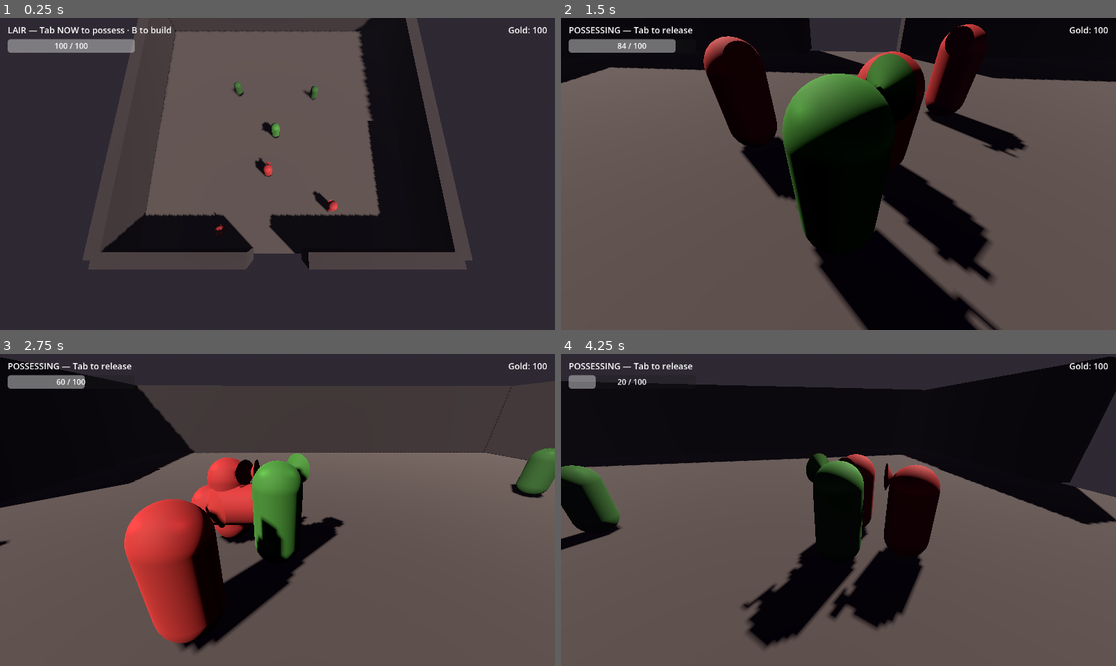
Above: before the commit, frames 1-4 (two rows, left to right).
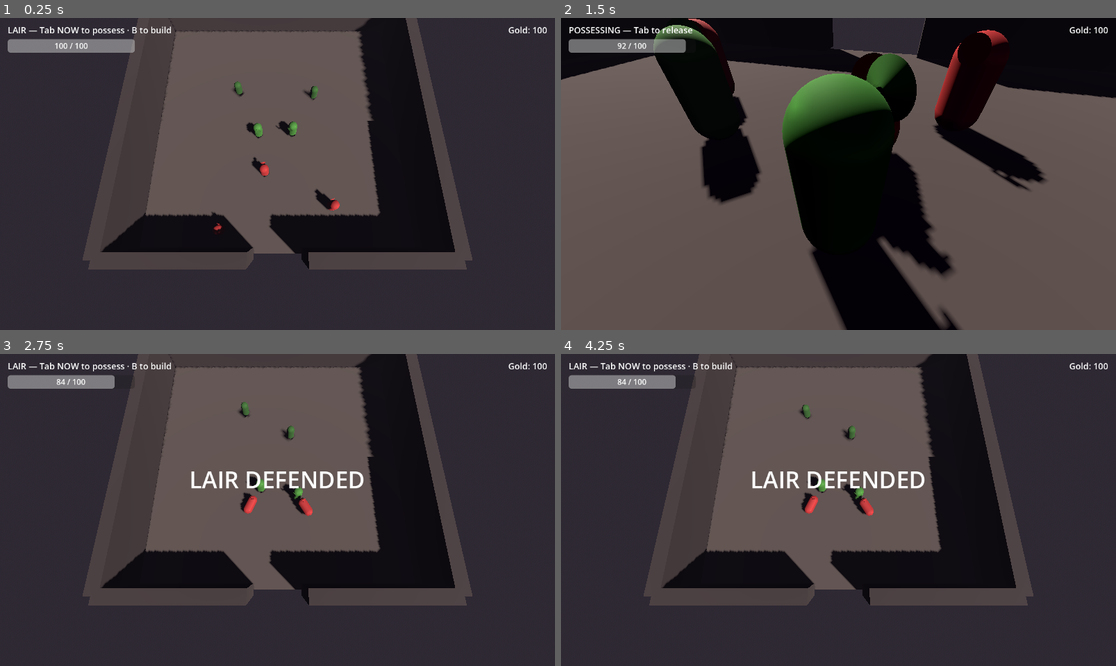
Above: after the commit, the same moments.

Repository: TAgents/orcs-lair
Game: Godot game, scene res://scenes/lair.tscn
Two runs of this game, one before a commit and one after it. Both use one fixed random seed, a clock stepped at 60 frames per second and the inputs below.
Inputs (mouse positions are in pixels of both pictures, inside the frame that each line leads up to):
- Up to frame 1 (0.25 s): no input
- Up to frame 2 (1.5 s): tap Enter at 0.5 s; move the mouse to (960, 158) at 0.52 s; hold D (move_right) 0.53-1.28 s; hold Tab (possess_toggle) 0.53-1.28 s; click (960, 158) at 0.67 s; move the mouse to (727, 189) at 1.27 s; hold S (move_back) from 1.28 s (still down); tap J (attack) at 1.35 s; click (727, 189) at 1.42 s
- Up to frame 3 (2.75 s): tap Tab (possess_toggle) at 1.55, 2.3 s; move the mouse to (333, 441) at 2.02 s; release S (move_back) at 2.03 s; press the mouse at (333, 441) at 2.03 s; hold D (move_right) from 2.03 s (still down)
- Up to frame 4 (4.25 s): move the mouse to (810, 572) at 2.77 s; release D (move_right) at 2.78 s; release the mouse at (810, 572) at 2.78 s; hold W (move_forward) 2.78-3.53 s; tap 1 (build_select_1) at 2.85 s; click (810, 572) at 2.92 s; tap Tab (possess_toggle) at 3.05, 3.8 s; move the mouse to (1005, 556) at 3.52 s; hold A (move_left) from 3.53 s (still down); hold 2 (build_select_2) from 3.53 s (still down); click (1005, 556) at 3.67 s

The runs differ from the first frame. In frame 1, 0.6% of the frame differs, in the area x 38-62%, y 32-70%; in frame 2, 20%; in frame 3, 79%; in frame 4, 79%, in the area x 0-100%, y 0-100%.

Commit message:
feat(combat): multi-champion + Tab-cycle possession (Phase 3 entry)
Two champions in the lair. Tab cycles through alive champions in order,
then releases entirely. Cycle skips dead/freed champions automatically.
Game-over now requires ALL champions dead, not just the first.

  Tab 1 → possess Champion
  Tab 2 → cycle to Champion2
  Tab N → ... → release

Implementation
- scripts/lair.gd
    + Replaces single `champion: Champion` with `_champions: Array[Champion]`
      collected from "champions" group at _ready
    + `_cycle_possession()` walks the alive list, possesses next, or
      releases when at the end
    + `_on_champion_died` only fires game_over when ALL champions dead;
      drops possession if the dying one was possessed
    + Removes `_scenario_mode` guard on `_unhandled_input` so ProbeBot's
      synthesised events drive the cycle in scenarios (this guard was
      the reason the OLD bot_smoketest "passed" — Tab events were silently
      dropped, the test only verified champion didn't die)
- scenes/lair.tscn  — adds Champion2 instance (offset to x=2; original
                       Champion offset to x=-2)

ProbeBot fix (root cause for the input issue)
- scripts/test/probe_bot.gd
    Old: Input.action_press(action) — only sets polled state
    New: synthesise InputEventKey/InputEventMouseButton via
         InputMap.action_get_events + Input.parse_input_event
    Now both polling AND event-driven (_unhandled_input) handlers see
    bot-driven actions. Falls back to action_press for actions with no
    key/mouse binding.

Test harness
- scripts/test/scenario_runner.gd
    + `_trim_champions`: by default frees all champions named other than
      "Champion" so existing single-champion scenarios stay deterministic.
      Multi-champion scenarios opt in with `"multi_champion": true`.
    + `possessed_name_eq` pass criterion + `possessed` field in result
- scenarios/cycle_possession.json — 2 Tabs → Champion2 possessed
- scenarios/cycle_possession_release.json — 3 Tabs → released
- .github/workflows/ci.yml — 11 scenarios in sweep
- scenarios/README.md — multi-champion, possessed criteria docs

All 11 scenarios pass deterministically.

Co-Authored-By: Claude Opus 4.7 (1M context) <noreply@anthropic.com>

Diff:
--- /dev/null
+++ b/scenarios/cycle_possession.json
@@ -0,0 +1,23 @@
+{
+	"name": "cycle_possession",
+	"description": "Phase 3 entry: Tab cycles through alive champions in order, then releases. With 2 champions and 2 Tab presses, the second champion should end up possessed. multi_champion=true keeps Champion2 alive (default scenario behavior trims to single champion).",
+	"seed": 1234,
+	"max_duration_s": 3,
+	"multi_champion": true,
+	"champion": {
+		"max_hp": 100,
+		"damage": 14,
+		"move_speed": 5.0
+	},
+	"raiders": [],
+	"inputs": [
+		{"t": 0.3, "press": "possess_toggle", "note": "Tab 1 → possess Champion"},
+		{"t": 0.4, "release": "possess_toggle"},
+		{"t": 1.0, "press": "possess_toggle", "note": "Tab 2 → cycle to Champion2"},
+		{"t": 1.1, "release": "possess_toggle"}
+	],
+	"pass_criteria": {
+		"champion_alive": true,
+		"possessed_name_eq": "Champion2"
+	}
+}
--- /dev/null
+++ b/scenarios/cycle_possession_release.json
@@ -0,0 +1,25 @@
+{
+	"name": "cycle_possession_release",
+	"description": "Phase 3 entry: 3 Tab presses with 2 champions → cycle through both → release. End state: Game.possessed is null (empty name).",
+	"seed": 1234,
+	"max_duration_s": 3,
+	"multi_champion": true,
+	"champion": {
+		"max_hp": 100,
+		"damage": 14,
+		"move_speed": 5.0
+	},
+	"raiders": [],
+	"inputs": [
+		{"t": 0.3, "press": "possess_toggle", "note": "Tab 1 → possess Champion"},
+		{"t": 0.4, "release": "possess_toggle"},
+		{"t": 1.0, "press": "possess_toggle", "note": "Tab 2 → cycle to Champion2"},
+		{"t": 1.1, "release": "possess_toggle"},
+		{"t": 1.7, "press": "possess_toggle", "note": "Tab 3 → release (Champion2 was last)"},
+		{"t": 1.8, "release": "possess_toggle"}
+	],
+	"pass_criteria": {
+		"champion_alive": true,
+		"possessed_name_eq": ""
+	}
+}
--- a/scenes/lair.tscn
+++ b/scenes/lair.tscn
@@ -134,7 +134,12 @@
 [node name="CameraRig" parent="." instance=ExtResource("2_rig")]
 
 [node name="Champion" parent="." instance=ExtResource("3_champ")]
-transform = Transform3D(1, 0, 0, 0, 1, 0, 0, 0, 1, 0, 0, 0)
+transform = Transform3D(1, 0, 0, 0, 1, 0, 0, 0, 1, -2, 0, 0)
+max_hp = 100.0
+damage = 18.0
+
+[node name="Champion2" parent="." instance=ExtResource("3_champ")]
+transform = Transform3D(1, 0, 0, 0, 1, 0, 0, 0, 1, 2, 0, 0)
 max_hp = 100.0
 damage = 18.0
 
--- a/scripts/lair.gd
+++ b/scripts/lair.gd
@@ -2,19 +2,20 @@
 
 const ScenarioRunnerCls: GDScript = preload("res://scripts/test/scenario_runner.gd")
 
-@onready var champion: Champion = $Champion
 @onready var raiders_root: Node3D = $Raiders
 
+var _champions: Array[Champion] = []
 var _ended: bool = false
 var _scenario_mode: bool = false
 
 func _ready() -> void:
+	_collect_champions()
+
 	if _maybe_run_scenario():
-		# Scenario mode: ScenarioRunner spawns/configures raiders and signals;
-		# we connect the same per-raider death signals after the runner has
-		# replaced them, which it does inside _wire_signals().
-		# Champion-died signal is still ours to own.
-		champion.died.connect(_on_champion_died)
+		# Scenario mode: ScenarioRunner spawns/configures raiders.
+		# Champion deaths are still ours to own (game-over when all dead).
+		for c in _champions:
+			c.died.connect(_on_champion_died)
 		_scenario_mode = true
 		return
 
@@ -25,27 +26,69 @@
 		for r in raiders_root.get_children():
 			r.queue_free()
 
-	champion.died.connect(_on_champion_died)
+	for c in _champions:
+		c.died.connect(_on_champion_died)
 	for r in raiders_root.get_children():
 		if r is Raider:
 			r.died.connect(_on_raider_died)
 
+func _collect_champions() -> void:
+	_champions.clear()
+	for c in get_tree().get_nodes_in_group("champions"):
+		if c is Champion:
+			_champions.append(c)
+
 func _unhandled_input(event: InputEvent) -> void:
-	if _ended or _scenario_mode:
+	# ProbeBot drives input via Input.action_press in scenarios, so this
+	# handler runs even in scenario mode — that's intentional.
+	if _ended:
 		return
-	if event.is_action_pressed("possess_toggle") and is_instance_valid(champion) and champion.is_alive():
-		Game.toggle_possession(champion)
+	if event.is_action_pressed("possess_toggle"):
+		_cycle_possession()
 	elif event.is_action_pressed("build_toggle") and Game.mode != Game.Mode.POSSESSING:
 		Game.toggle_build()
 	elif event.is_action_pressed("build_cancel") and Game.mode == Game.Mode.BUILDING:
 		Game.set_mode(Game.Mode.LAIR, null)
 
+# Tab cycles: NONE → champion[0] → champion[1] → … → champion[N-1] → NONE → ...
+# Skips dead/freed champions automatically.
+func _cycle_possession() -> void:
+	var alive: Array[Champion] = []
+	for c in _champions:
+		if is_instance_valid(c) and c.is_alive():
+			alive.append(c)
+	if alive.is_empty():
+		return
+
+	if Game.mode != Game.Mode.POSSESSING:
+		Game.set_mode(Game.Mode.POSSESSING, alive[0])
+		return
+
+	var idx := alive.find(Game.possessed)
+	if idx == -1:
+		# Currently possessing something not in the alive list — start over.
+		Game.set_mode(Game.Mode.POSSESSING, alive[0])
+		return
+	if idx == alive.size() - 1:
+		# Last champion → release.
+		Game.set_mode(Game.Mode.LAIR, null)
+	else:
+		Game.set_mode(Game.Mode.POSSESSING, alive[idx + 1])
+
 func _on_champion_died(_o: Orc) -> void:
 	if _ended:
 		return
+	# If the dying champion was being possessed, drop possession so the cycle
+	# can pick another one.
+	if Game.possessed != null and not is_instance_valid(Game.possessed):
+		Game.set_mode(Game.Mode.LAIR, null)
+	elif Game.possessed != null and Game.possessed is Champion and not Game.possessed.is_alive():
+		Game.set_mode(Game.Mode.LAIR, null)
+	# Game over when ALL champions are dead.
+	for c in _champions:
+		if is_instance_valid(c) and c.is_alive():
+			return
 	_ended = true
-	if Game.possessed == champion:
-		Game.set_mode(Game.Mode.LAIR, null)
 	Game.end_game(false)
 
 func _on_raider_died(_o: Orc) -> void:
@@ -85,9 +128,9 @@
 	add_child(runner)
 	runner.setup(data, output_path, self)
 
-	if auto_possess or bool(data.get("auto_possess", false)):
-		# Possess the champion immediately (the bot can also do this via inputs).
-		Game.toggle_possession(champion)
+	if (auto_possess or bool(data.get("auto_possess", false))) and not _champions.is_empty():
+		# Possess the first champion immediately (the bot can also do this via inputs).
+		Game.toggle_possession(_champions[0])
 	return true
 
 func _load_scenario(path: String) -> Dictionary:
--- a/scripts/test/probe_bot.gd
+++ b/scripts/test/probe_bot.gd
@@ -40,12 +40,12 @@
 	if entry.has("press"):
 		var a: String = entry["press"]
 		if InputMap.has_action(a):
-			Input.action_press(a)
+			_synthesise_action(a, true)
 			_held[a] = true
 	if entry.has("release"):
 		var a: String = entry["release"]
 		if InputMap.has_action(a):
-			Input.action_release(a)
+			_synthesise_action(a, false)
 			_held.erase(a)
 	if entry.has("call"):
 		# Format: "NodePath.method_name" — node path is relative to ProbeBot's parent.
@@ -66,5 +66,35 @@
 
 func release_all() -> void:
 	for action in _held.keys():
+		_synthesise_action(action, false)
+	_held.clear()
+
+# Synthesises a real InputEvent so both polling (Input.is_action_pressed) and
+# event-driven handlers (_unhandled_input → event.is_action_pressed) see the
+# action. Using Input.action_press alone only updates the polled state — it
+# doesn't fire an InputEvent, so _unhandled_input never sees it.
+#
+# We pick the first InputEventKey or InputEventMouseButton bound to the action
+# from the InputMap, set its `pressed` flag, and parse it.
+func _synthesise_action(action: String, pressed: bool) -> void:
+	var events: Array = InputMap.action_get_events(action)
+	for ev in events:
+		if ev is InputEventKey:
+			var k := InputEventKey.new()
+			k.physical_keycode = ev.physical_keycode
+			k.keycode = ev.keycode
+			k.pressed = pressed
+			Input.parse_input_event(k)
+			return
+		if ev is InputEventMouseButton:
+			var m := InputEventMouseButton.new()
+			m.button_index = ev.button_index
+			m.pressed = pressed
+			Input.parse_input_event(m)
+			return
+	# Fallback: at least update the polled state so Input.is_action_pressed
+	# still works for actions with no key/mouse binding.
+	if pressed:
+		Input.action_press(action)
+	else:
 		Input.action_release(action)
-	_held.clear()
--- a/scripts/test/scenario_runner.gd
+++ b/scripts/test/scenario_runner.gd
@@ -32,10 +32,21 @@
 
 	_apply_seed()
 	Economy.reset()
+	_trim_champions()
 	_apply_champion_overrides()
 	_replace_raiders()
 	_attach_bot()
 	_wire_signals()
+
+func _trim_champions() -> void:
+	# Default: scenarios run with the named "Champion" only. Multi-champion
+	# scenarios opt in with `"multi_champion": true` so existing tests stay
+	# stable when new champions are added to lair.tscn.
+	if bool(scenario.get("multi_champion", false)):
+		return
+	for c in _lair.get_tree().get_nodes_in_group("champions"):
+		if c.name != "Champion":
+			c.queue_free()
 
 func _apply_seed() -> void:
 	if scenario.has("seed"):
@@ -194,7 +205,18 @@
 		if Economy.gold != want:
 			ok = false
 			reasons.append("gold_eq want=%d got=%d" % [want, Economy.gold])
+	if crit.has("possessed_name_eq"):
+		var want: String = String(crit["possessed_name_eq"])
+		var got: String = _query_possessed_name()
+		if got != want:
+			ok = false
+			reasons.append("possessed_name_eq want=%s got=%s" % [want, got])
 	return {"pass": ok, "reasons": reasons}
+
+func _query_possessed_name() -> String:
+	if Game.possessed != null and is_instance_valid(Game.possessed):
+		return String(Game.possessed.name)
+	return ""
 
 func _query_rooms_placed() -> int:
 	var bc: Node = _lair.get_node_or_null("BuildController")
@@ -244,6 +266,7 @@
 		"workers_assigned": _query_workers_assigned(),
 		"workers_at_rooms": _query_workers_at_rooms(),
 		"gold": Economy.gold,
+		"possessed": _query_possessed_name(),
 	}
 
 func _write_results(results: Dictionary) -> void:
Not shown, changed: .github/workflows/ci.yml
Not shown, changed: scenarios/README.md
